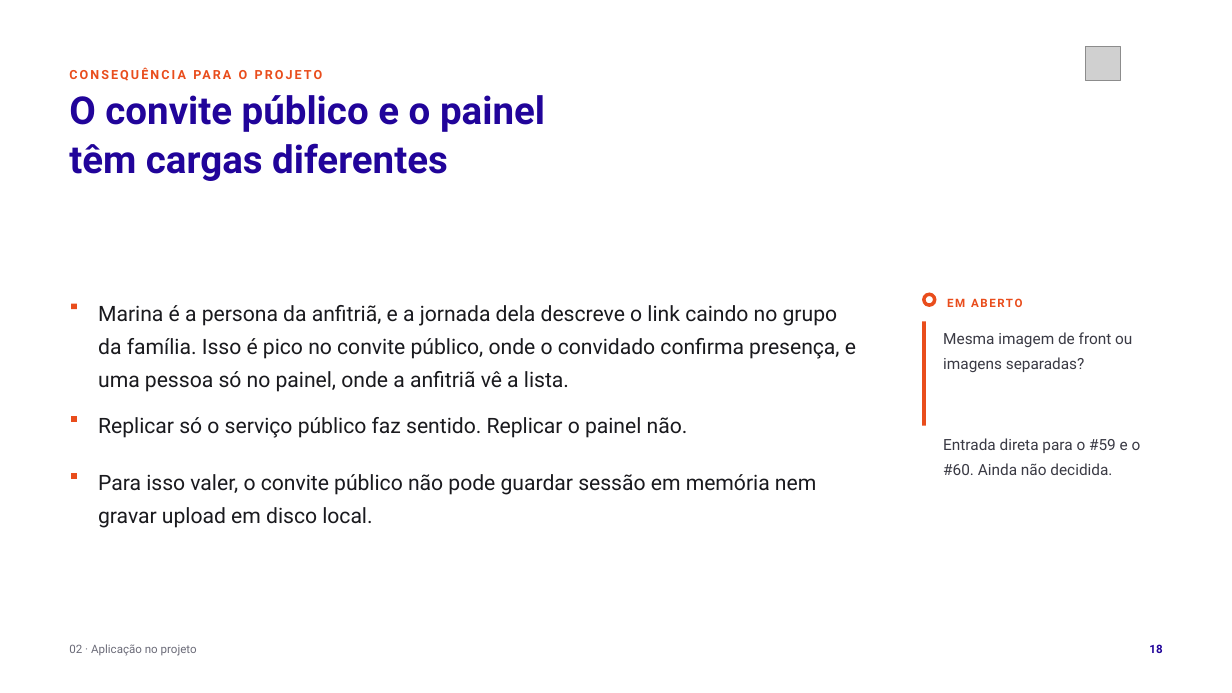
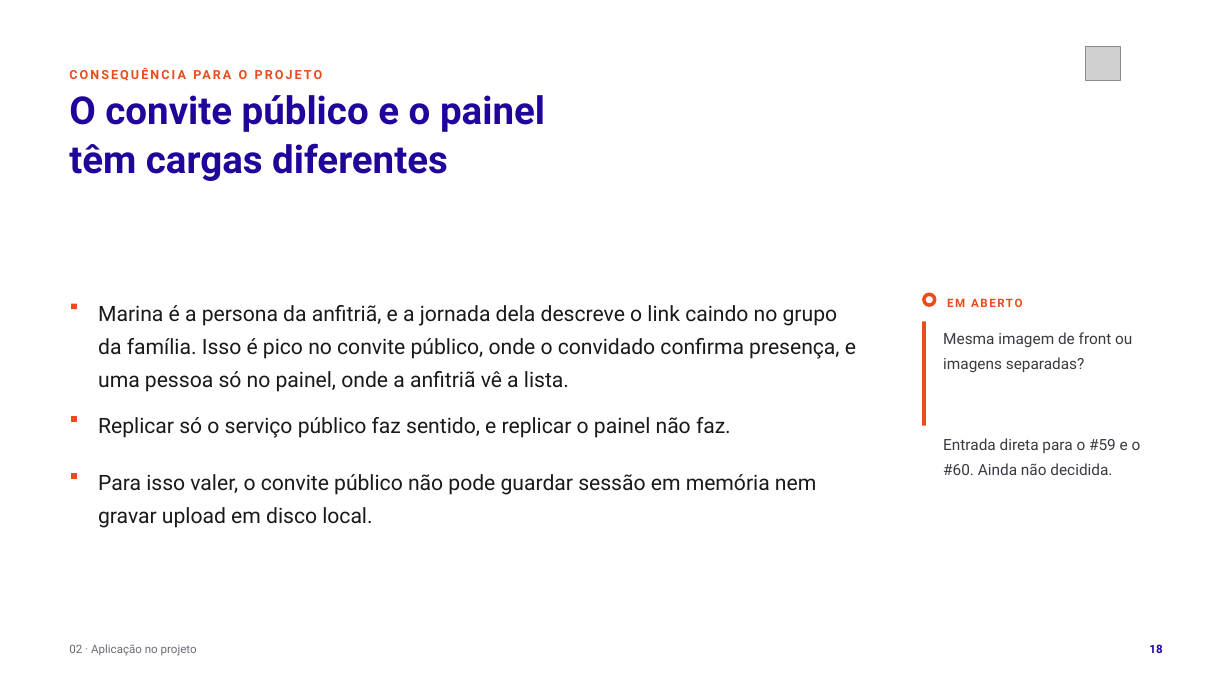
Before and after one commit to tcpassos/invite-app, a slide deck: slide 18 of trabalhos/T1-Docker-Invite-People.pptx. Drawn at 1232x693 pixels with LibreOffice and Linux fonts; fonts in the diff are those of the drawing; grey boxes stand for pictures. Boxes give left, top, right and bottom in pixels: in the first picture for what was removed or moved away, otherwise in the second. Text is boxed around its words. In the diff, an @@ line names an element or a change of style, - is before the commit and + after.

```diff
--- a/trabalhos/T1-Docker-Invite-People.pptx
+++ b/trabalhos/T1-Docker-Invite-People.pptx
@@ text at (98,417,731,438): text changed @@
-Replicar só o serviço público faz sentido. Replicar o painel não.
+Replicar só o serviço público faz sentido, e replicar o painel não faz.
```
Also in this commit, not shown: 8 other slides changed, 11 other files.
